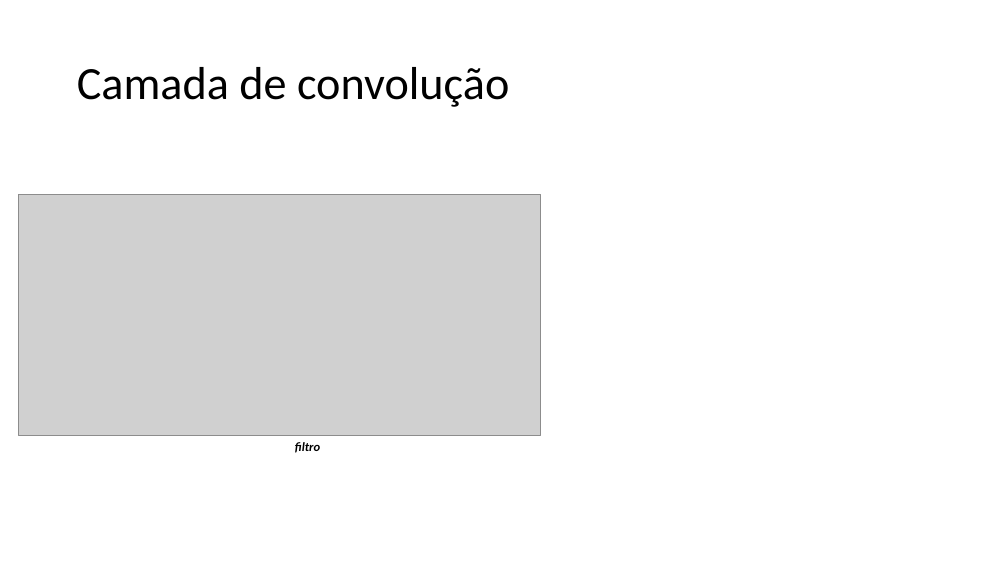
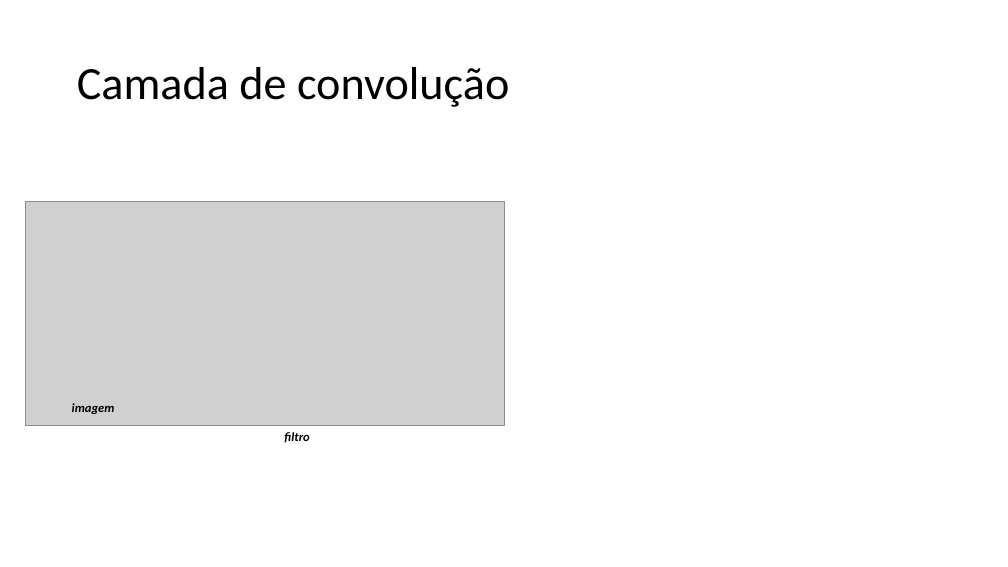
Before and after one commit to zz4fap/c24_inteligencia_artificial, a slide deck: slide 25 of slides/C24_CNN.pptx (slide 24 before the commit). Drawn at 1008x567 pixels with LibreOffice and Linux fonts; fonts in the diff are those of the drawing; grey boxes stand for pictures. Boxes give left, top, right and bottom in pixels: in the first picture for what was removed or moved away, otherwise in the second. Text is boxed around its words. In the diff, an @@ line names an element or a change of style, - is before the commit and + after.

```diff
--- a/slides/C24_CNN.pptx
+++ b/slides/C24_CNN.pptx
@@ picture: place and size @@
-picture at (18, 194, 541, 436)
+picture at (25, 201, 504, 426)
@@ text added at (72, 403, 115, 414), 12 pt, text #000000, bold, italic @@
+imagem
@@ text "filtro": place and size @@
-text "filtro" at (295, 442, 320, 453)
+text "filtro" at (284, 432, 309, 443)
```
Also in this commit, not shown: 13 other slides changed, 2 slides added, 2 other files.
